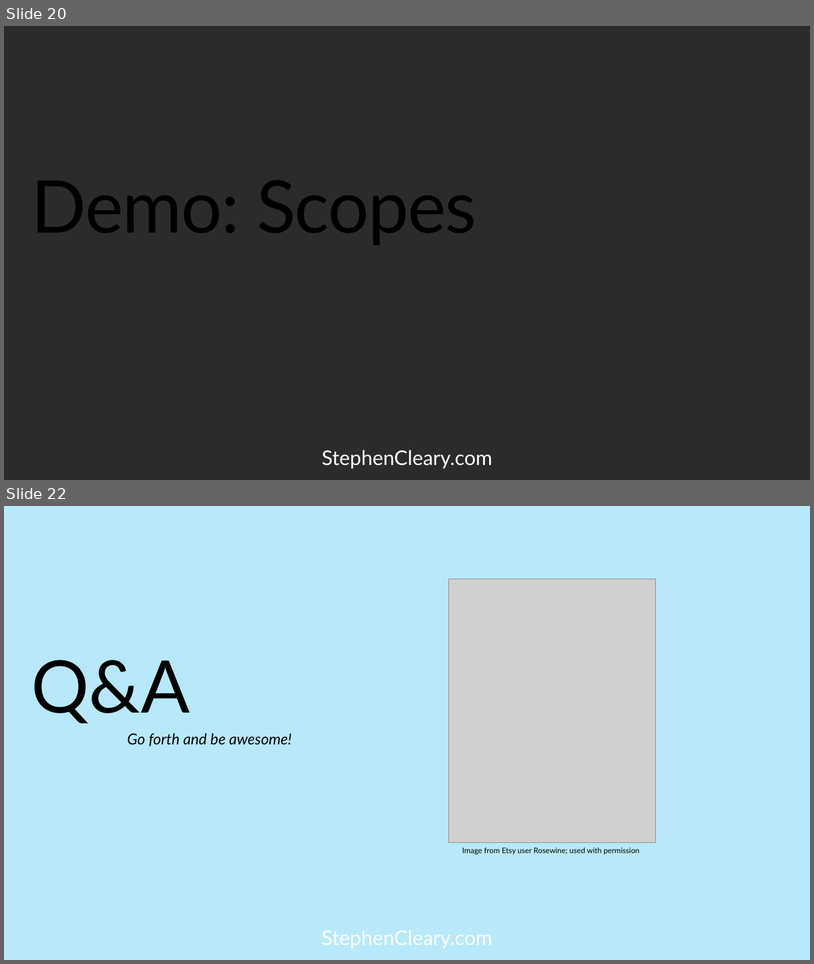
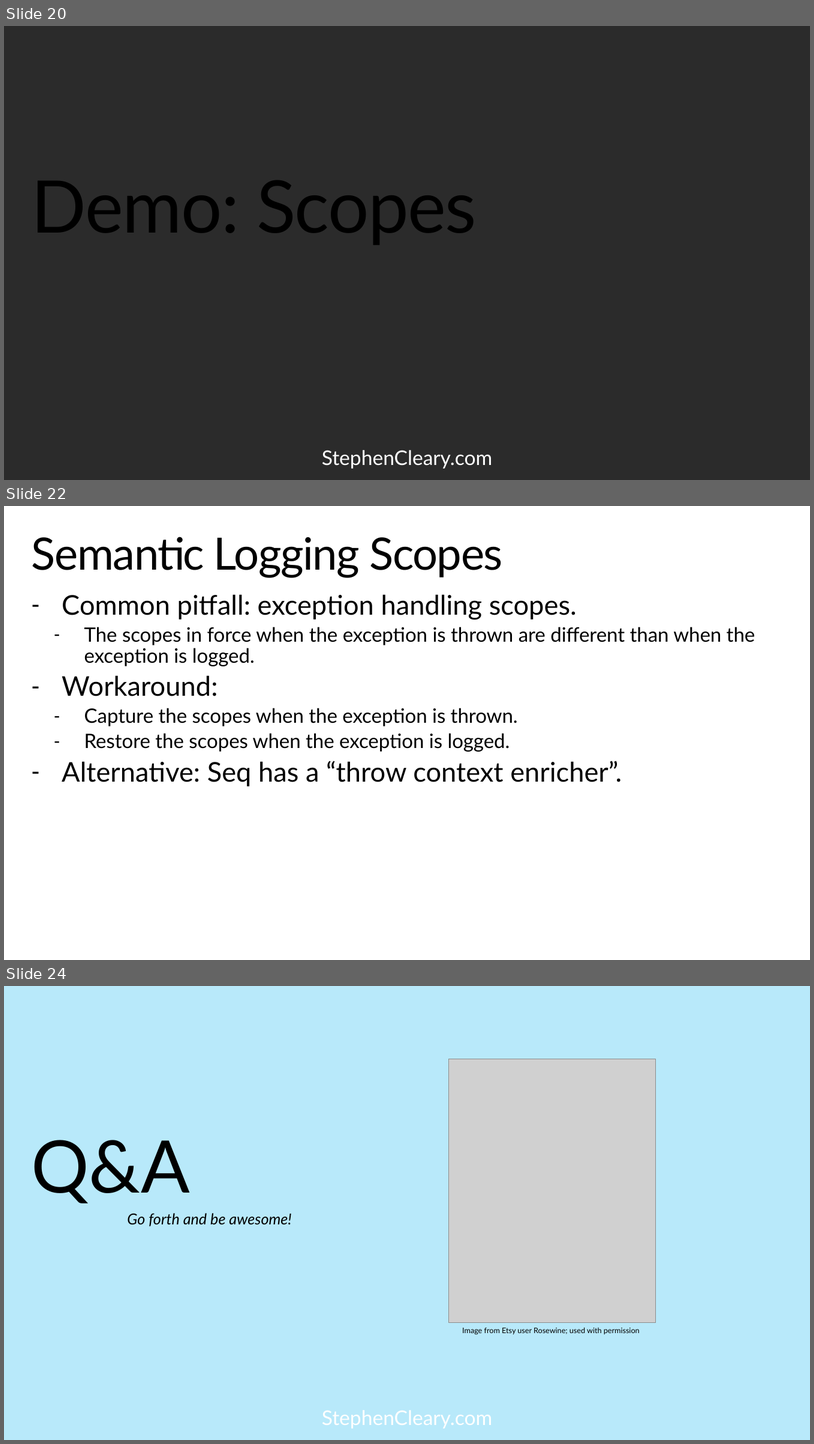
Before and after one commit to StephenCleary/Presentations, a slide deck: Telemetry/Logging Hero.pptx. Shown one above the other, each under a label of ours: slides 20 and 22 before the commit, slides 20, 22 and 24 after it; the slides between them are not shown. The pictures are 814x964 and 814x1444 pixels, drawn with LibreOffice and Linux fonts; fonts in the diff are those of the drawing; grey boxes stand for pictures; background and template pictures are left out; a plain dark background stands for a picture behind light text. Boxes give left, top, right and bottom in pixels: in the first picture for what was removed or moved away, otherwise in the second. Text is boxed around its words. In the diff, an @@ line names an element or a change of style, - is before the commit and + after.

```diff
--- a/Telemetry/Logging Hero.pptx
+++ b/Telemetry/Logging Hero.pptx
@@ slide 22 added at [4, 506, 810, 960], background picture (left out); not listed: 1 template element that a slide beside it also shows @@
@@ title added at [32, 537, 503, 578], 52.9 pt, text #000000 @@
+Semantic Logging Scopes
@@ text added at [62, 594, 756, 786], 23.5 pt, text #000000 @@
+– Common pitfall: exception handling scopes.
+  – The scopes in force when the exception is thrown are different than when the exception is logged.
+– Workaround:
+  – Capture the scopes when the exception is thrown.
+  – Restore the scopes when the exception is logged.
+– Alternative: Seq has a “throw context enricher”.
@@ what was slide 22 is now slide 24 @@
```
Also in this commit, not shown: 3 slides changed, 1 other slide added.
